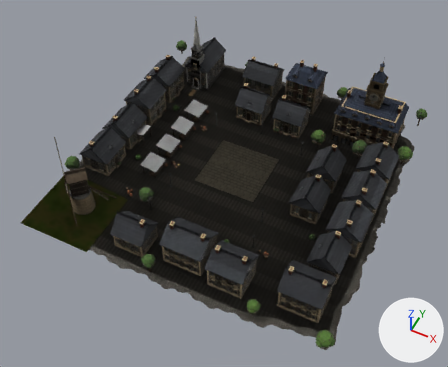
Renders of the glTF model src/assets/map/towns/gunpowder-town-medium-b-colonies.glb from each side of a commit.
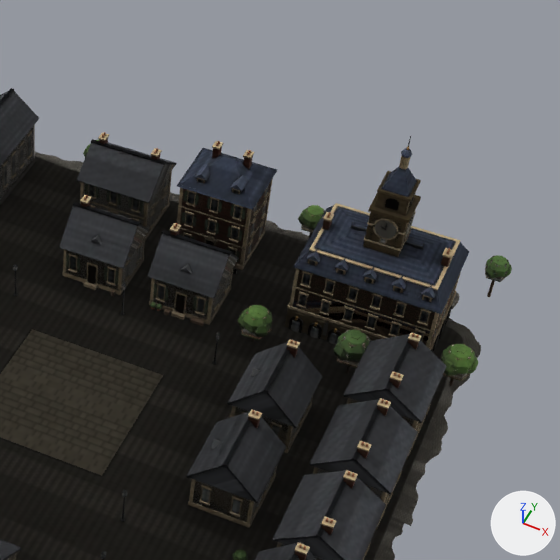
Each version is shown whole from a 50 mm camera at (3.48, -7.55, 8.92) aimed at (0.06, -0.72, 0.38), then close up on the part from 47% to 100% of the width and 0% to 65% of the height. The axes (+X, +Y, +Z) are drawn at lower right. The lights are the same throughout. The last two pictures show the newer version. Where no turn or scale is listed for an object, it has been applied to the vertices. Vertices at exactly the same position are counted once.
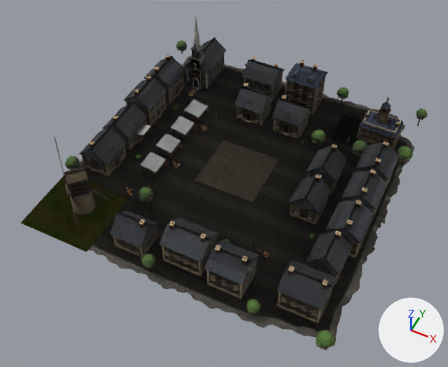
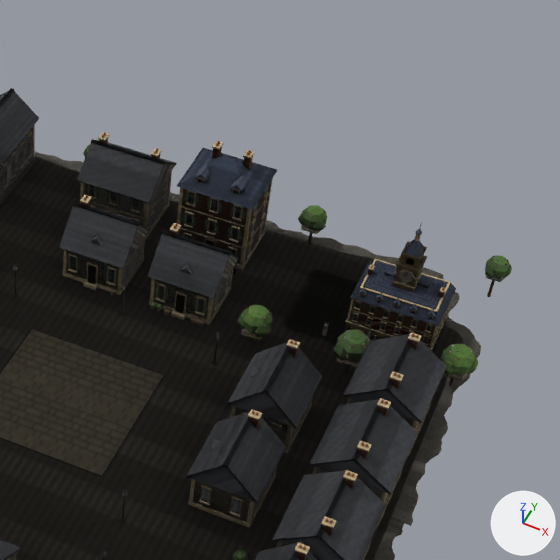
Edits to the bpy script that builds the scene:
```text
Change me_mesh_0:
    used by ob_mesh_0; location = (-3.005, 3.072, 0.0)
    remove me_mesh_0.from_pydata(...)  # 19245 vertices, 26866 faces; spans x 0.0..6.03, y -6.09..0.0, z 0.0..2.0
    add me_mesh_0.from_pydata(...)  # 19245 vertices, 26866 faces; spans x 0.0..6.03, y -6.09..0.0, z 0.0..1.8
    me_mesh_0 part 1: the loose piece of 24 vertices spanning x 4.35..5.57, y -1.42..-0.62, z 0.03..0.73 is scaled about its middle by 0.609, then moved by (0.24, 0.0, -0.15)
    me_mesh_0 part 2: the loose piece of 8 vertices spanning x 4.34..4.37, y -1.43..-1.4, z 0.03..0.71 is scaled about its middle by (0.6, 0.605, 0.609), then moved by (0.48, 0.15, -0.14)
    me_mesh_0 part 3: the loose piece of 8 vertices spanning x 5.54..5.57, y -1.43..-1.4, z 0.03..0.71 is scaled about its middle by (0.605, 0.605, 0.609), then moved by (0.01, 0.15, -0.14)
    me_mesh_0 part 4: the loose piece of 8 vertices spanning x 4.34..5.57, y -1.43..-0.62, z 0.49..0.5 is scaled about its middle by (0.609, 0.609, 0.6), then moved by (0.24, 0.0, -0.19)
    me_mesh_0 part 5: 2397 of 19245 vertices moved; they spanned x 4.32..5.59, y -1.48..-0.6, z 0.03..2.0 and now span x 4.81..5.58, y -1.3..-0.76, z 0.02..1.22; mean shift (0.24, 0.02, -0.24); largest move (4.95, -1.02, 2.0) -> (5.2, -1.02, 1.22)
    other edits to the shape of me_mesh_0 do not show in these pictures
Change me_mesh_1:
    used by ob_mesh_1; location = (-3.005, 3.072, 0.0)
    remove me_mesh_1.from_pydata(...)  # 4127 vertices, 5508 faces; spans x 0.0..6.03, y -6.09..0.0, z 0.0..2.0
    add me_mesh_1.from_pydata(...)  # 4127 vertices, 5508 faces; spans x 0.0..6.03, y -6.09..0.0, z 0.0..1.78
    me_mesh_1 part 6: the loose piece of 8 vertices spanning x 4.81..5.11, y -1.17..-0.87, z 0.82..1.32 is scaled about its middle by 0.608, then moved by (0.24, 0.0, -0.42)
    me_mesh_1 part 7: the loose piece of 8 vertices spanning x 4.83..5.08, y -1.15..-0.9, z 1.34..1.49 is scaled about its middle by 0.609, then moved by (0.24, 0.0, -0.55)
    other edits to the shape of me_mesh_1 do not show in these pictures
Change me_mesh_2:
    where me_mesh_2.from_pydata(...)  # 680 vertices, 1018 faces; spans x 0.0..6.03, y -6.09..0.0, z 0.01..1.78
    used by ob_mesh_2; location = (-3.005, 3.072, 0.0)
    me_mesh_2 part 8: the loose piece of 8 vertices spanning x 4.35..5.57, y -1.42..-0.62, z 0.03..0.73 is scaled about its middle by 0.609, then moved by (0.24, 0.0, -0.15)
    me_mesh_2 part 9: the loose piece of 8 vertices spanning x 4.83..5.08, y -1.15..-0.9, z 1.34..1.49 is scaled about its middle by 0.609, then moved by (0.24, 0.0, -0.55)
```

Changed parts and their boxes (x1, y1, x2, y2) in the close-ups (560 x 560 px; the box of a moved part takes in the faces that stretch with it):
part 1 of me_mesh_0, moved or reshaped
    before: (293, 269, 455, 345)
    after: (349, 299, 448, 347)
part 2 of me_mesh_0, moved or reshaped
    before: (289, 268, 299, 307)
    after: (347, 299, 354, 321)
part 3 of me_mesh_0, moved or reshaped (mostly hidden)
    before: (426, 312, 439, 348)
    after: (429, 326, 438, 348)
part 4 of me_mesh_0, moved or reshaped
    before: (292, 281, 457, 332)
    after: (349, 301, 451, 337)
part 5 of me_mesh_0, moved or reshaped
    before: (285, 136, 469, 352)
    after: (344, 222, 456, 352)
part 6 of me_mesh_1, moved or reshaped
    before: (363, 212, 415, 256)
    after: (392, 267, 419, 292)
part 7 of me_mesh_1, moved or reshaped
    before: (383, 194, 409, 215)
    after: (404, 255, 424, 268)
part 8 of me_mesh_2, moved or reshaped
    before: (293, 270, 450, 345)
    after: (350, 301, 446, 346)
part 9 of me_mesh_2, moved or reshaped
    before: (376, 193, 405, 216)
    after: (400, 255, 423, 268)
